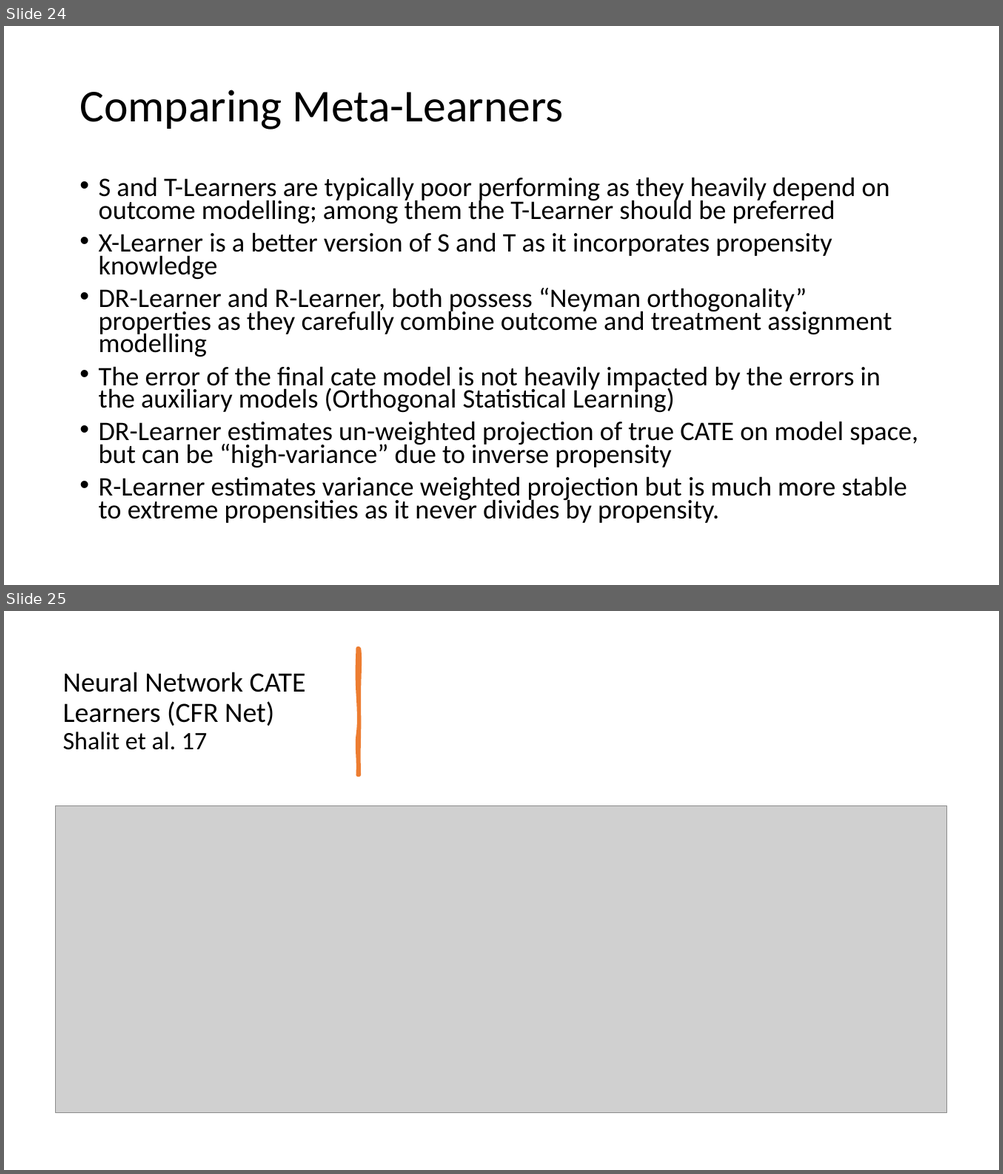
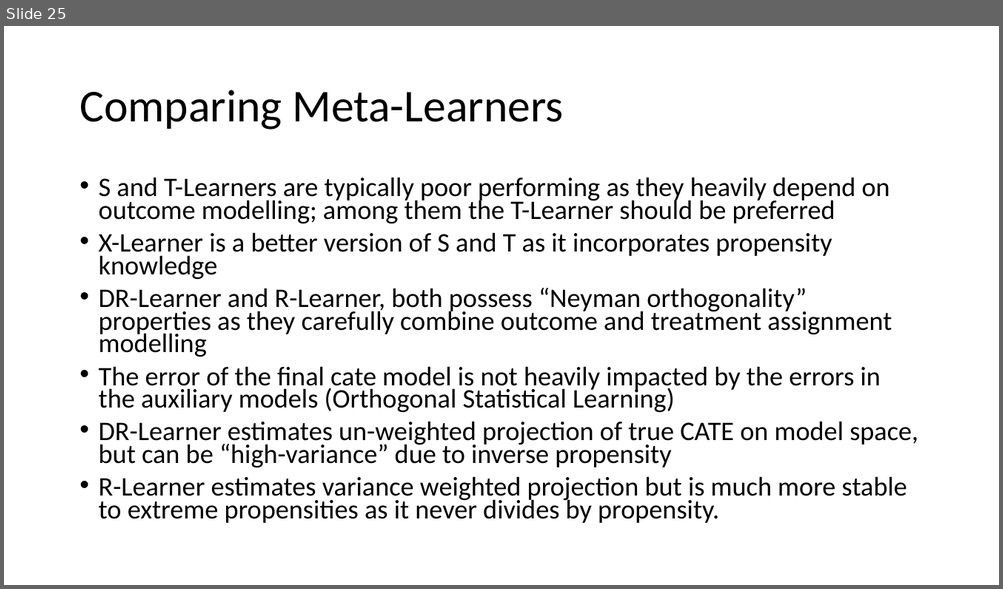
Before and after one commit to stanford-msande228/winter23, a slide deck: MSANDE228_Lecture17_Heterogeneous_Treatment_Effects.pptx. Shown one above the other, each under a label of ours: slides 24 and 25 before the commit, slide 25 after it. The pictures are 1003x1174 and 1003x589 pixels, drawn with LibreOffice and Linux fonts; fonts in the diff are those of the drawing; grey boxes stand for pictures. Boxes give left, top, right and bottom in pixels: in the first picture for what was removed or moved away, otherwise in the second. Text is boxed around its words. In the diff, an @@ line names an element or a change of style, - is before the commit and + after.

Commit message:
made cate estimation notebook better and cleaned up

```diff
--- a/MSANDE228_Lecture17_Heterogeneous_Treatment_Effects.pptx
+++ b/MSANDE228_Lecture17_Heterogeneous_Treatment_Effects.pptx
@@ slide 25 removed at box(4, 611, 999, 1170), background #FFFFFF @@
@@ freeform shape removed at box(358, 648, 359, 775) @@
@@ title removed at box(63, 672, 306, 750) @@
-Neural Network CATE Learners (CFR Net)
-Shalit et al. 17
@@ picture removed at box(56, 806, 946, 1113) @@
@@ what was slide 24 is now slide 25 @@
```
Also in this commit, not shown: 1 slide changed, 1 slide added, 15 other slides removed, 4 other files.
